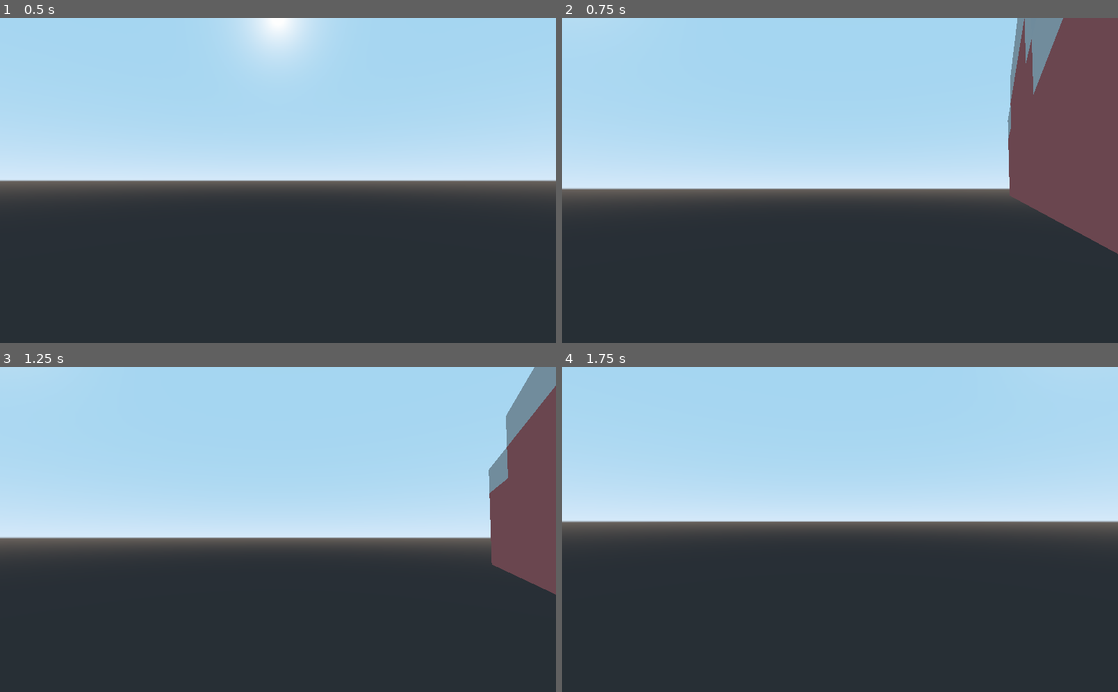
Above: before the commit, frames 1-4 (two rows, left to right).
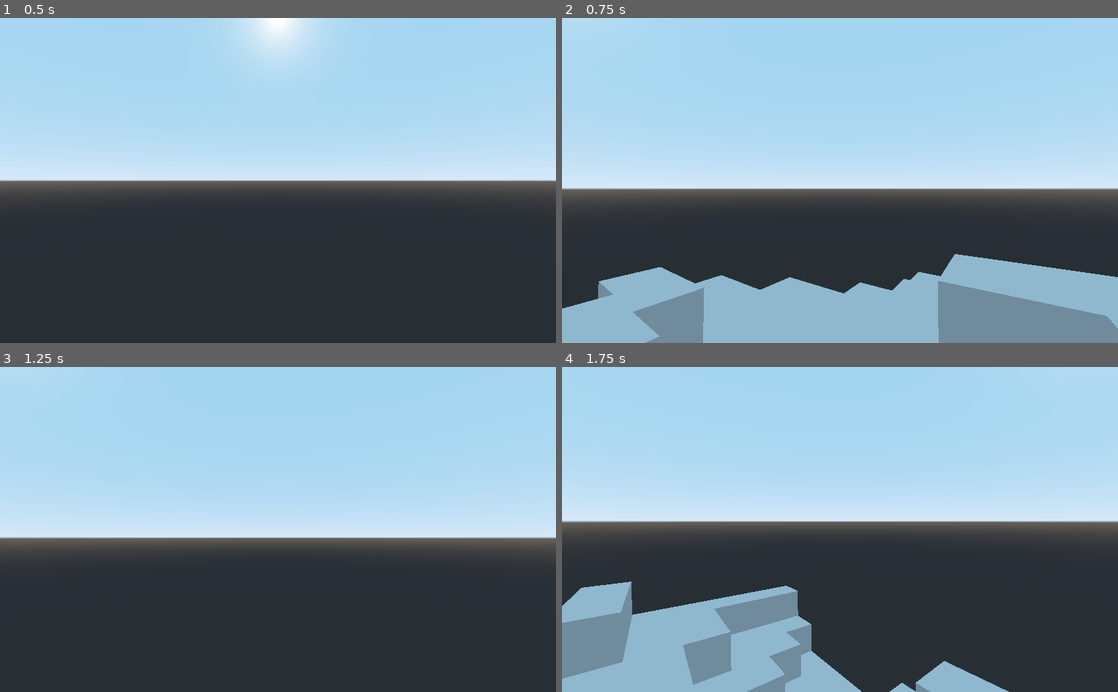
Above: after the commit, the same moments.

Repository: DrBopoH/Broombon
Game: Godot game, scene res://Source/Assets/Data/main.tscn
Two runs of this game, one before a commit and one after it. Both use one fixed random seed, a clock stepped at 60 frames per second and the inputs below.
Inputs (mouse positions are in pixels of both pictures, inside the frame that each line leads up to):
- Up to frame 1 (0.5 s): no input
- Up to frame 2 (0.75 s): tap Enter at 0.5 s; move the mouse to (867, 180) at 0.52 s; hold Up (ui_up) from 0.53 s (still down); tap Space (ui_select) at 0.6 s
- Up to frame 3 (1.25 s): keep holding Up (ui_up); tap Space (ui_select) at 0.77, 1.07 s
- Up to frame 4 (1.75 s): keep holding Up (ui_up); move the mouse to (812, 529) at 1.27 s; tap Alt at 1.35 s; tap Space (ui_select) at 1.52, 1.55 s

Frame 1 is identical in both runs. In frame 2, 32% of the frame differs, in the area x 0-100%, y 0-100%; in frame 3, 6.3%; in frame 4, 15%.

Commit message:
Small refactoring

Diff:
--- a/project/Source/Assets/Data/player.tscn
+++ /dev/null
@@ -1,17 +0,0 @@
-[gd_scene load_steps=4 format=2]
-
-[ext_resource path="res://Source/Main/player.gd" type="Script" id=1]
-[ext_resource path="res://Source/Main/CameraMouseControl.gd" type="Script" id=2]
-
-[sub_resource type="BoxShape" id=1]
-
-[node name="Player" type="KinematicBody"]
-script = ExtResource( 1 )
-
-[node name="CollisionShape" type="CollisionShape" parent="."]
-transform = Transform( 1, 0, 0, 0, 1.8, 0, 0, 0, 0.5, 0, 2.16321, 0 )
-shape = SubResource( 1 )
-
-[node name="Head" type="Position3D" parent="."]
-transform = Transform( 2, 0, 0, 0, 2, 0, 0, 0, 2, 0, 3.50745, 0 )
-script = ExtResource( 2 )
--- /dev/null
+++ b/project/Source/Main/MeshGen.gd
@@ -0,0 +1,42 @@
+class_name MeshGen, "res://Source/Assets/Textures/Blocks/stone.png"
+extends Reference
+
+
+static func create_textured_cube(size: Vector3, texture: Texture, pixelize: bool = false) -> ArrayMesh:
+	var st = SurfaceTool.new()
+	st.begin(Mesh.PRIMITIVE_TRIANGLES)
+
+	var material = SpatialMaterial.new()
+	if texture:
+		material.albedo_texture = texture
+		material.params_use_alpha_scissor = pixelize
+
+	st.set_material(material)
+
+	var h = size / 2.0
+
+	#(Z+)
+	_add_quad(st, Vector3(-h.x, -h.y, h.z), Vector3(h.x, -h.y, h.z), Vector3(h.x, h.y, h.z), Vector3(-h.x, h.y, h.z), Vector3(0, 0, 1))
+	#(Z-)
+	_add_quad(st, Vector3(h.x, -h.y, -h.z), Vector3(-h.x, -h.y, -h.z), Vector3(-h.x, h.y, -h.z), Vector3(h.x, h.y, -h.z), Vector3(0, 0, -1))
+	#(X-)
+	_add_quad(st, Vector3(-h.x, -h.y, -h.z), Vector3(-h.x, -h.y, h.z), Vector3(-h.x, h.y, h.z), Vector3(-h.x, h.y, -h.z), Vector3(-1, 0, 0))
+	#(X+)
+	_add_quad(st, Vector3(h.x, -h.y, h.z), Vector3(h.x, -h.y, -h.z), Vector3(h.x, h.y, -h.z), Vector3(h.x, h.y, h.z), Vector3(1, 0, 0))
+	#(Y+)
+	_add_quad(st, Vector3(-h.x, h.y, h.z), Vector3(h.x, h.y, h.z), Vector3(h.x, h.y, -h.z), Vector3(-h.x, h.y, -h.z), Vector3(0, 1, 0))
+	#(Y-)
+	_add_quad(st, Vector3(-h.x, -h.y, -h.z), Vector3(h.x, -h.y, -h.z), Vector3(h.x, -h.y, h.z), Vector3(-h.x, -h.y, h.z), Vector3(0, -1, 0))
+
+	st.generate_tangents()
+	return st.commit()
+
+
+static func _add_quad(st: SurfaceTool, p1: Vector3, p2: Vector3, p3: Vector3, p4: Vector3, normal: Vector3):
+	st.add_normal(normal); st.add_uv(Vector2(0, 1)); st.add_vertex(p4)
+	st.add_normal(normal); st.add_uv(Vector2(1, 1)); st.add_vertex(p3)
+	st.add_normal(normal); st.add_uv(Vector2(0, 0)); st.add_vertex(p1)
+
+	st.add_normal(normal); st.add_uv(Vector2(1, 1)); st.add_vertex(p3)
+	st.add_normal(normal); st.add_uv(Vector2(1, 0)); st.add_vertex(p2)
+	st.add_normal(normal); st.add_uv(Vector2(0, 0)); st.add_vertex(p1)
--- a/project/Source/Main/player.gd
+++ b/project/Source/Main/player.gd
@@ -10,11 +10,20 @@
 
 # --- Состояние ---
 var velocity := Vector3.ZERO
-var snap_vector := Vector3.DOWN
+var camuscon: CameraMouseControl
+var collision: CollisionShape
 
 # --- Компоненты ---
 # Ссылка на узел, где висит твой CameraMouseControl
-onready var head = $Head
+func _ready():
+
+	camuscon = CameraMouseControl.new()
+	collision = CollisionShape.new()
+	collision.shape = BoxShape.new()
+	collision.scale = Vector3(1,1.8,0.5)
+
+	add_child(collision)
+	add_child(camuscon)
 
 func _physics_process(delta: float):
 	# 1. Сброс горизонтальной скорости каждый кадр (Snappy movement)
@@ -28,14 +37,8 @@
 	input_dir = input_dir.normalized()
 
 	# 3. Ориентация относительно взгляда
-	var direction := Vector3.ZERO
-	if head:
-		# Берем базис головы (камеры)
-		var head_basis = head.global_transform.basis
-		# Проецируем на плоскость (игнорируем наклон камеры вверх/вниз для движения)
-		direction = (head_basis.x * input_dir.x + head_basis.z * input_dir.z)
-		direction.y = 0 # Гарантируем, что не летим вверх/вниз при взгляде
-		direction = direction.normalized()
+
+	var direction = camuscon.get_global_direction2d(input_dir).normalized()
 
 	# 4. Расчет скорости (Статика: Walk vs Sprint)
 	var current_speed = walk_speed
@@ -47,20 +50,14 @@
 		velocity.x = direction.x * current_speed
 		velocity.z = direction.z * current_speed
 
+
+	velocity.y -= gravity * delta
 	# 5. Вертикальная физика (Гравитация)
-	if not is_on_floor():
-		velocity.y -= gravity * delta
-		snap_vector = Vector3.ZERO # В воздухе не липнем
-	else:
-		snap_vector = Vector3.DOWN # На земле липнем к поверхностям
-		# Маленькая прижимная сила, чтобы is_on_floor() не мерцал на спусках
-		velocity.y = -1.0
-
+	if is_on_floor():
 		# 6. Прыжок (Только если на полу)
 		if Input.is_action_just_pressed("ui_select"): # Space
 			velocity.y = jump_force
-			snap_vector = Vector3.ZERO
 
 	# 7. Финальное перемещение
 	# Используем move_and_slide_with_snap для корректной ходьбы по ступеням/склонам
-	velocity = move_and_slide_with_snap(velocity, snap_vector, Vector3.UP, true)
+	velocity = move_and_slide(velocity, Vector3.UP)
--- a/project/Source/Main/world.gd
+++ b/project/Source/Main/world.gd
@@ -1,7 +1,7 @@
 extends Spatial
 class_name world
 
-var entity: CameraFreeMovement
+var entity: PlayerController
 
 #var block: MeshInstance
 var chunks: chunk
@@ -18,7 +18,8 @@
 
 	add_child(chunks)
 
-	entity = CameraFreeMovement.new()
-	entity.camuscon.camera.current = true
+	entity = PlayerController.new()
 
 	add_child(entity)
+	entity.translation = Vector3(8,16,8)
+	entity.camuscon.camera.current = true
--- a/project/project.godot
+++ b/project/project.godot
@@ -20,6 +20,16 @@
 "path": "res://Source/Main/CameraMouseControl.gd"
 }, {
 "base": "Reference",
+"class": "MeshGen",
+"language": "GDScript",
+"path": "res://Source/Main/MeshGen.gd"
+}, {
+"base": "KinematicBody",
+"class": "PlayerController",
+"language": "GDScript",
+"path": "res://Source/Main/player.gd"
+}, {
+"base": "Reference",
 "class": "VoxelGenerator",
 "language": "GDScript",
 "path": "res://Source/Main/VoxelGenerator.gd"
@@ -29,11 +39,6 @@
 "language": "GDScript",
 "path": "res://Source/Main/chunk.gd"
 }, {
-"base": "KinematicBody",
-"class": "PlayerController",
-"language": "GDScript",
-"path": "res://Source/Main/player.gd"
-}, {
 "base": "Spatial",
 "class": "world",
 "language": "GDScript",
@@ -42,10 +47,10 @@
 _global_script_class_icons={
 "CameraFreeMovement": "",
 "CameraMouseControl": "",
-
+"MeshGen": "res://Source/Assets/Textures/Blocks/stone.png",
+"PlayerController": "",
 "VoxelGenerator": "res://Source/Assets/Textures/Blocks/stone.png",
 "chunk": "",
-
 "world": ""
 }
 
